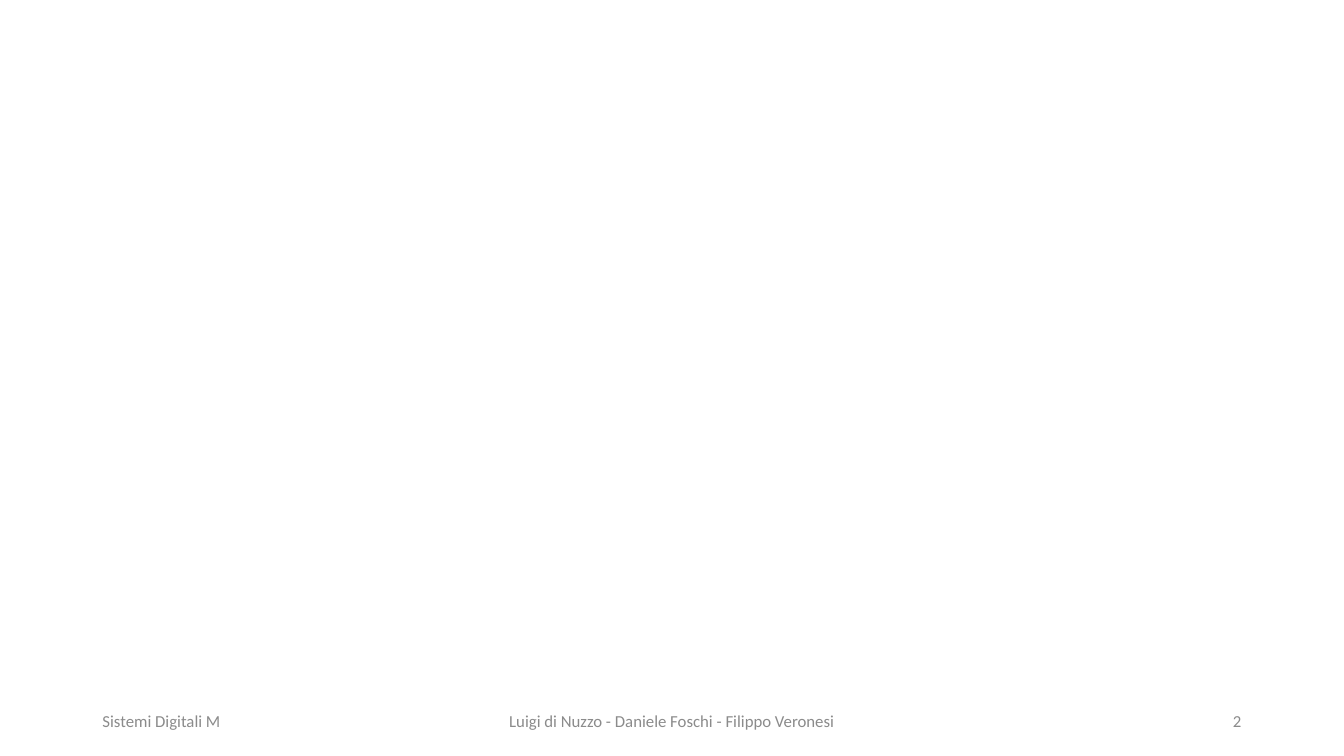
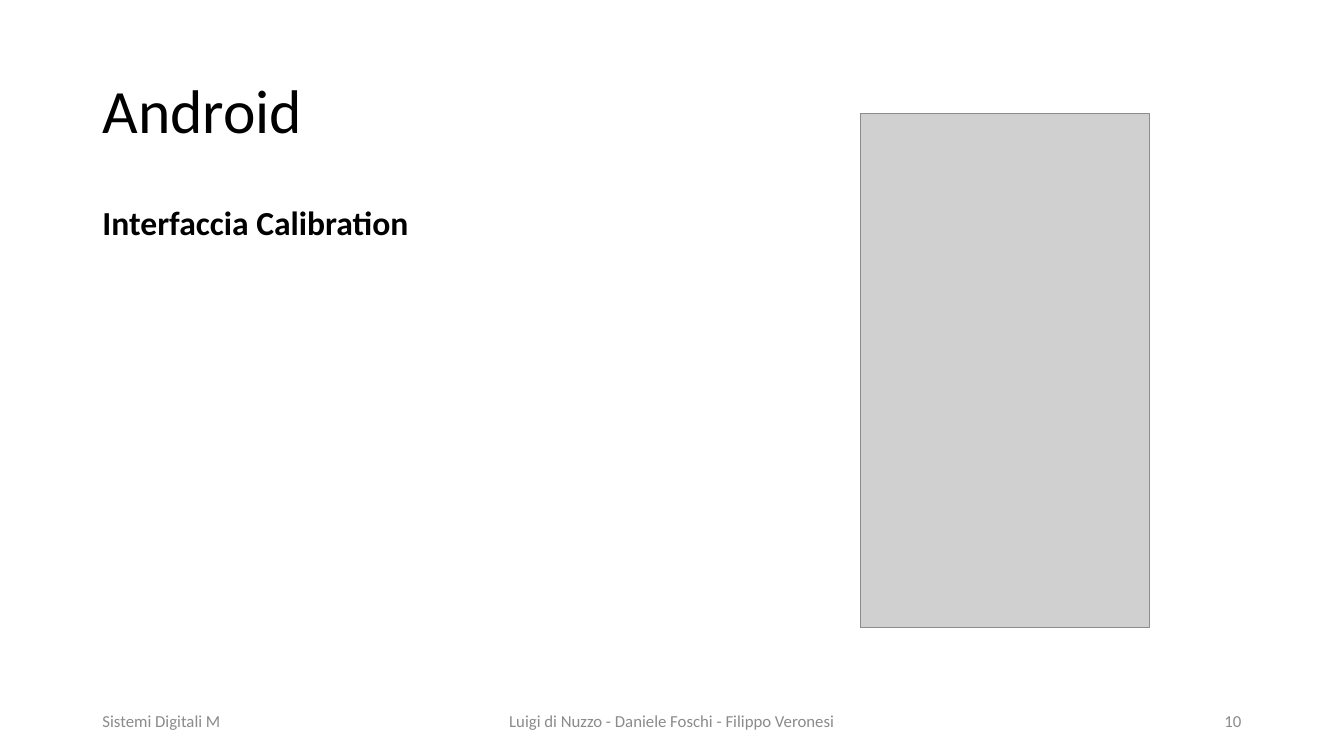
Before and after one commit to DaniDF/eye_pupil_tracker, a slide deck: slide 10 of Report/PresentazionePpt/EyeTracker.pptx (slide 2 before the commit). Drawn at 1344x756 pixels with LibreOffice and Linux fonts; fonts in the diff are those of the drawing; grey boxes stand for pictures. Boxes give left, top, right and bottom in pixels: in the first picture for what was removed or moved away, otherwise in the second. Text is boxed around its words. In the diff, an @@ line names an element or a change of style, - is before the commit and + after.

```diff
--- a/Report/PresentazionePpt/EyeTracker.pptx
+++ b/Report/PresentazionePpt/EyeTracker.pptx
@@ title added at <box>102,90,302,134</box>, 44 pt, text #000000 @@
+Android
@@ picture added at <box>860,113,1149,627</box> @@
@@ text added at <box>102,211,408,236</box>, 24 pt, text #000000, bold @@
+Interfaccia Calibration
@@ page number at <box>1224,716,1241,727</box>: text changed @@
-2
+10
```
Also in this commit, not shown: 8 other slides changed, 2 slides added, 1 other file.
